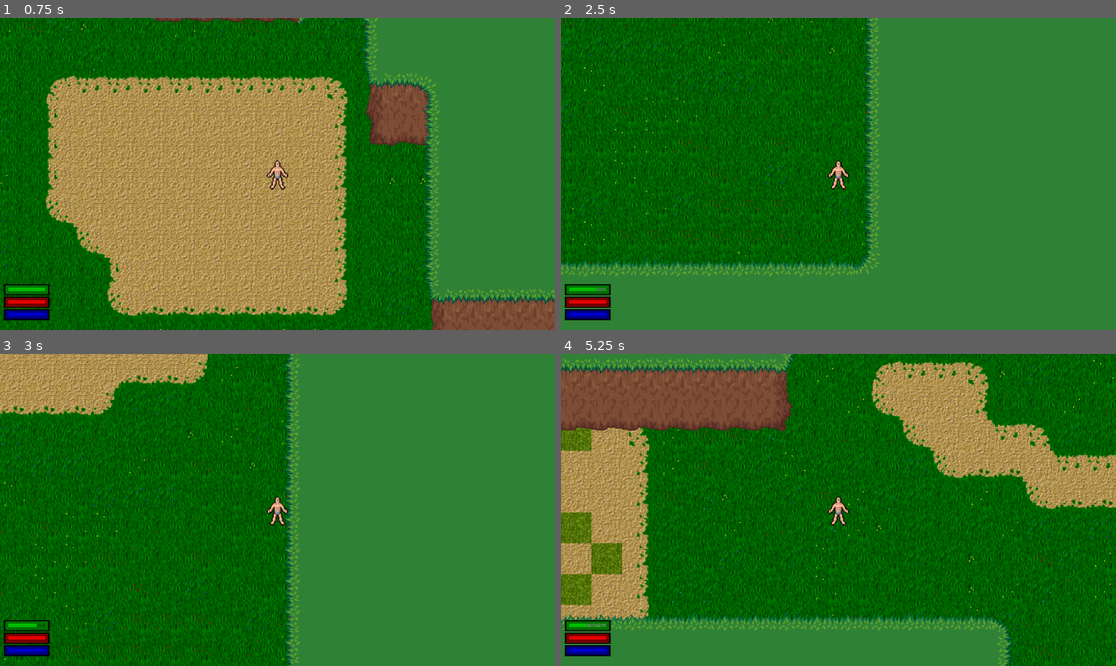
Above: before the commit, frames 1-4 (two rows, left to right).
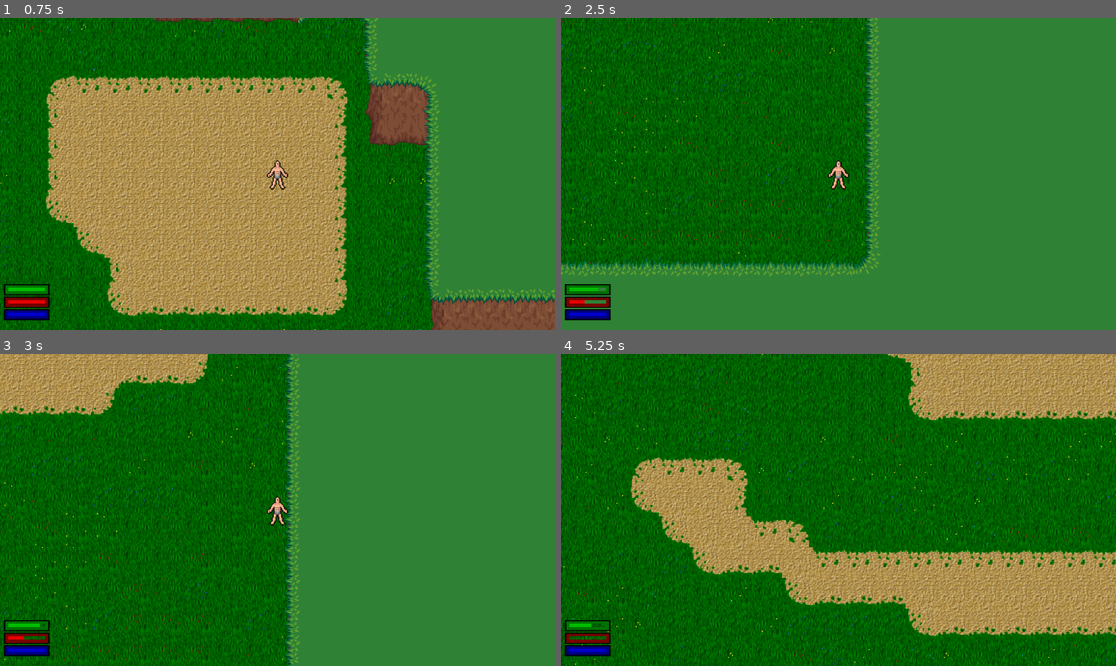
Above: after the commit, the same moments.

Repository: Origier/DungeonsAndDigital
Game: Godot game, scene res://Scenes/test_scene.tscn
The game is run twice, just before and just after one commit, with the same random seed, the same clock (stepped at 60 frames per second) and the same inputs.
Inputs:
- Up to frame 1 (0.75 s): tap Enter at 0.5 s; hold Right (ui_right) from 0.53 s (still down); tap ` (Test Key, bound only after the commit) at 0.6 s
- Up to frame 2 (2.5 s): release Right (ui_right) at 1.28 s; hold Down (ui_down) 1.28-2.03 s; tap Space (Dodge Roll) at 1.35 s; tap ` (Test Key, bound only after the commit) at 1.55, 2.3 s; hold Right (ui_right) from 2.03 s (still down); tap Shift (Sprint) at 2.1 s
- Up to frame 3 (3 s): release Right (ui_right) at 2.78 s; hold Up (ui_up) from 2.78 s (still down); tap ` (Test Key, bound only after the commit) at 2.85 s
- Up to frame 4 (5.25 s): release Up (ui_up) at 3.53 s; hold Left (ui_left) 3.53-5.03 s; tap ` (Test Key, bound only after the commit) at 3.6, 4.55 s; tap Space (Dodge Roll) at 4.35 s; hold Down (ui_down) from 5.03 s (still down); tap Shift (Sprint) at 5.1 s

Frame 1 is identical in both runs. In frame 2, less than 0.1% of the frame differs, in the area x 4-9%, y 86-92%; in frame 3, less than 0.1%; in frame 4, 71%, in the area x 0-100%, y 0-100%.

Commit message:
feat: added baseline death mechanic

Diff:
--- a/Game/Scenes/player.tscn
+++ b/Game/Scenes/player.tscn
@@ -8,6 +8,8 @@
 script = ExtResource("1_eaonk")
 
 [node name="StatBlock" parent="." groups=["PlayerStats"] instance=ExtResource("3_8hov5")]
+health_regen_rate = 2.0
+stamina_regen_rate = 10.0
 sprint_speed = 40000
 
 [node name="PlayerSprite" type="Sprite2D" parent="."]
--- a/Game/Scenes/test_scene.tscn
+++ b/Game/Scenes/test_scene.tscn
@@ -1,6 +1,7 @@
-[gd_scene load_steps=9 format=3 uid="uid://u50qrb7h4j7n"]
+[gd_scene load_steps=10 format=3 uid="uid://u50qrb7h4j7n"]
 
 [ext_resource type="PackedScene" uid="uid://1hw3ifmfjxlq" path="res://Scenes/player.tscn" id="1_fkm6i"]
+[ext_resource type="Script" path="res://Scripts/test_scene.gd" id="1_vo210"]
 [ext_resource type="Script" path="res://Scripts/playercamera.gd" id="2_vwjar"]
 [ext_resource type="TileSet" uid="uid://dgyc0m4h8han8" path="res://Sprites/Tilesets/grass_tiles.tres" id="3_xia15"]
 [ext_resource type="Script" path="res://Scripts/staminabar.gd" id="4_jc10j"]
@@ -10,6 +11,7 @@
 [ext_resource type="Script" path="res://Scripts/manabar.gd" id="8_f4wqk"]
 
 [node name="Test Scene" type="Node2D"]
+script = ExtResource("1_vo210")
 
 [node name="Player" parent="." instance=ExtResource("1_fkm6i")]
 
--- a/Game/Scripts/player.gd
+++ b/Game/Scripts/player.gd
@@ -9,6 +9,10 @@
 # Costs for certain actions
 @export var stamina_cost_sprint : float = 15.0		# Per second
 @export var stamina_cost_dodge : float = 35.0		# Per dodge
+
+# Hooking into signals and setup
+func _ready():
+	$StatBlock.death.connect(upon_death)
 
 func _process(delta):
 	# Resetting the velocity each frame
@@ -69,3 +73,6 @@
 
 func _on_sprint_stamina_usage_timer_timeout():
 	$StatBlock.alter_stamina(-stamina_cost_sprint * $SprintStaminaUsageTimer.wait_time)
+
+func upon_death():
+	queue_free()
--- a/Game/Scripts/statblock.gd
+++ b/Game/Scripts/statblock.gd
@@ -25,6 +25,7 @@
 signal health_change
 signal stamina_change
 signal mana_change
+signal death
 
 # Adds the given delta to the current stamina, can accept positive and negative numbers
 func alter_stamina(delta):
@@ -52,6 +53,7 @@
 	_health += delta
 	if _health <= 0.0:
 		_health = 0.0
+		death.emit()
 	elif _health >= _health_max:
 		_health = _health_max
 		$HealthRegenTimer.stop()
--- /dev/null
+++ b/Game/Scripts/test_scene.gd
@@ -0,0 +1,8 @@
+extends Node2D
+
+func _process(delta):
+	if Input.is_action_just_pressed("Test Key"):
+		damage_player()
+
+func damage_player():
+	$Player.get_node("StatBlock").alter_health(-20)
--- a/Game/project.godot
+++ b/Game/project.godot
@@ -59,6 +59,11 @@
 "events": [Object(InputEventKey,"resource_local_to_scene":false,"resource_name":"","device":-1,"window_id":0,"alt_pressed":false,"shift_pressed":false,"ctrl_pressed":false,"meta_pressed":false,"pressed":false,"keycode":0,"physical_keycode":32,"key_label":0,"unicode":32,"echo":false,"script":null)
 ]
 }
+"Test Key"={
+"deadzone": 0.5,
+"events": [Object(InputEventKey,"resource_local_to_scene":false,"resource_name":"","device":-1,"window_id":0,"alt_pressed":false,"shift_pressed":false,"ctrl_pressed":false,"meta_pressed":false,"pressed":false,"keycode":0,"physical_keycode":96,"key_label":0,"unicode":96,"echo":false,"script":null)
+]
+}
 
 [rendering]
 
